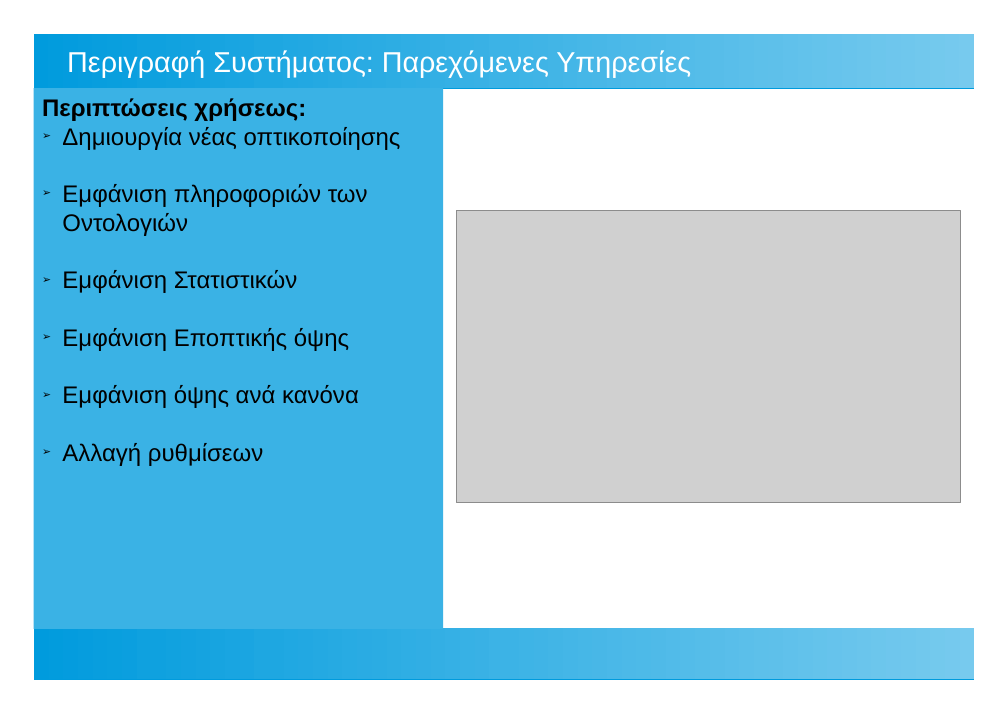
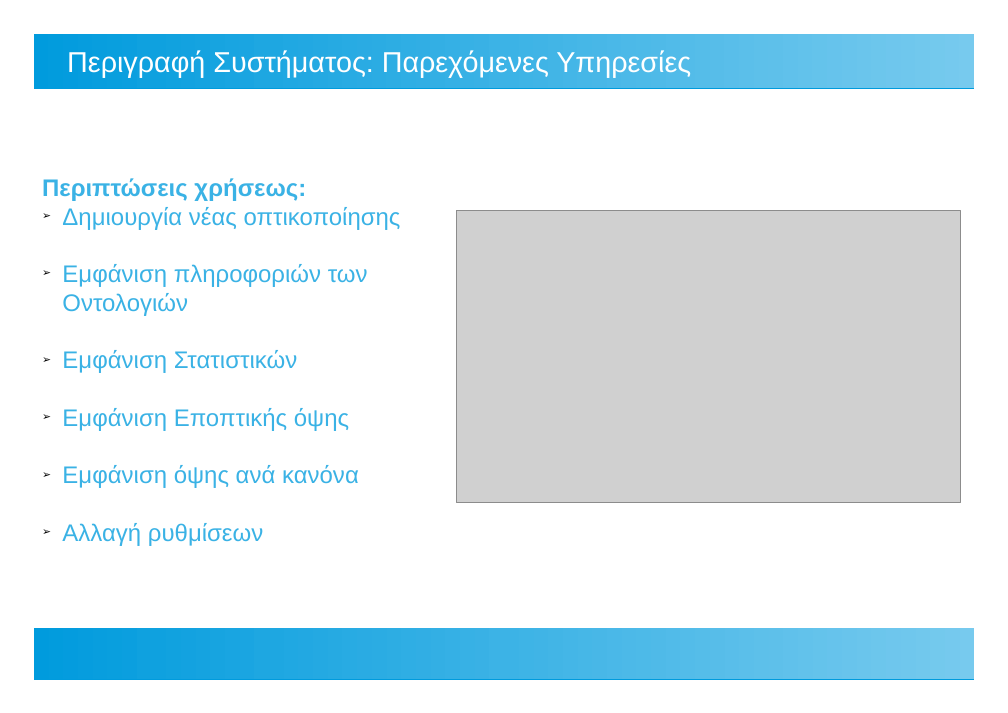
Before and after one commit to ThanosApostolou/omv, a slide deck: slide 4 of docs/thesis presentation.odp. Drawn at 1008x713 pixels with LibreOffice and Linux fonts; fonts in the diff are those of the drawing; grey boxes stand for pictures. Boxes give left, top, right and bottom in pixels: in the first picture for what was removed or moved away, otherwise in the second. Text is boxed around its words. In the diff, an @@ line names an element or a change of style, - is before the commit and + after.

```diff
--- a/docs/thesis presentation.odp
+++ b/docs/thesis presentation.odp
@@ text "Περιπτώσεις χρήσεως:" moved from (x1=34, y1=88, x2=443, y2=629) to (x1=42, y1=178, x2=401, y2=546) @@
@@ text "Περιπτώσεις χρήσεως:" at (x1=42, y1=178, x2=401, y2=546): text colour #000000 to #3AB2E5; fill #3AB2E5 to none @@
```
Also in this commit, not shown: 11 other slides changed, 2 slides added, 1 slide removed, 1 other file.
